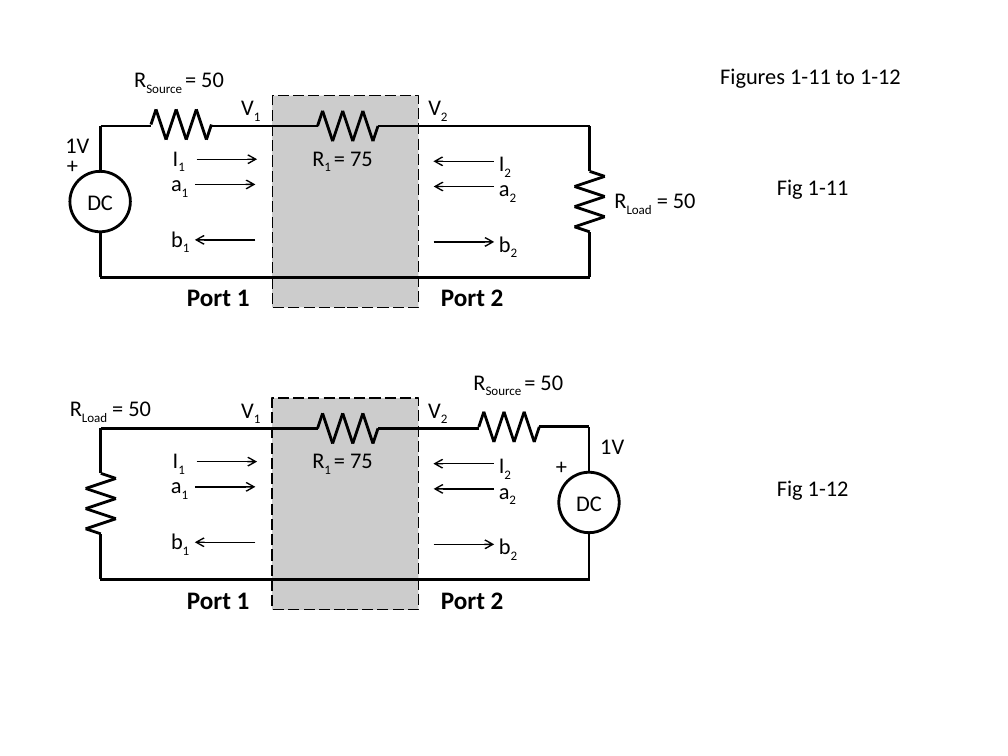
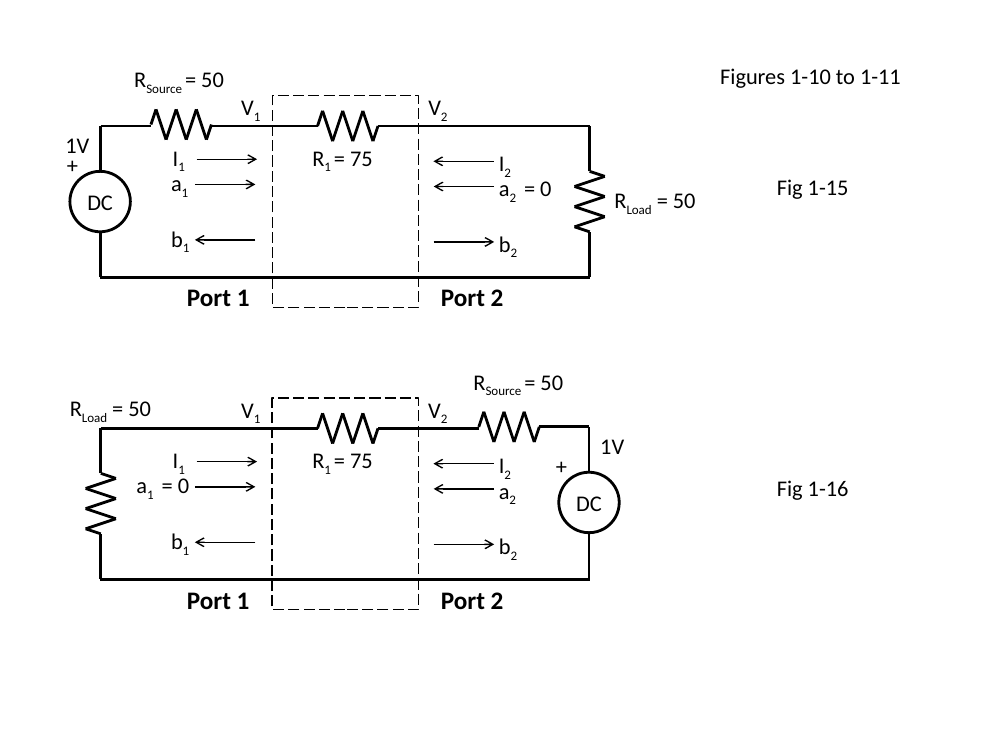
Before and after one commit to JerryWiltz/nP, a slide deck: slide 8 of RFBook/RFbookFigures/RFbookFigures.pptm (slide 9 before the commit). Drawn at 1008x756 pixels with LibreOffice and Linux fonts; fonts in the diff are those of the drawing. Boxes give left, top, right and bottom in pixels: in the first picture for what was removed or moved away, otherwise in the second. Text is boxed around its words. In the diff, an @@ line names an element or a change of style, - is before the commit and + after.

```diff
--- a/RFBook/RFbookFigures/RFbookFigures.pptm
+++ b/RFBook/RFbookFigures/RFbookFigures.pptm
@@ title at [720, 68, 901, 88]: text changed @@
-Figures 1-11 to 1-12
+Figures 1-10 to 1-11
@@ rectangle at [272, 96, 418, 307]: fill #000000 at 20% opacity to none @@
@@ text at [777, 179, 849, 199]: text changed @@
-Fig 1-11
+Fig 1-15
@@ text at [540, 181, 551, 196]: text changed @@
-a2
+a2 = 0
@@ rectangle at [272, 398, 418, 610]: fill #000000 at 20% opacity to none @@
@@ text at [178, 478, 189, 493]: text changed @@
-a1
+a1 = 0
@@ text at [777, 480, 849, 500]: text changed @@
-Fig 1-12
+Fig 1-16
```
Also in this commit, not shown: 8 other slides changed, 6 slides added, 49 other files.
